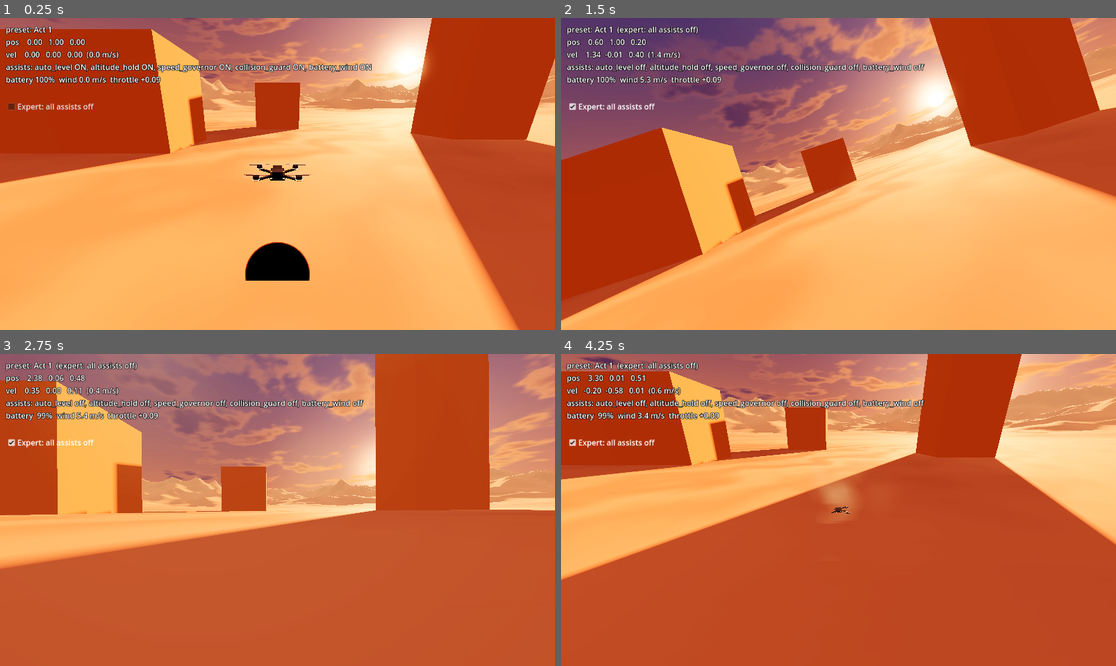
Above: before the commit, frames 1-4 (two rows, left to right).
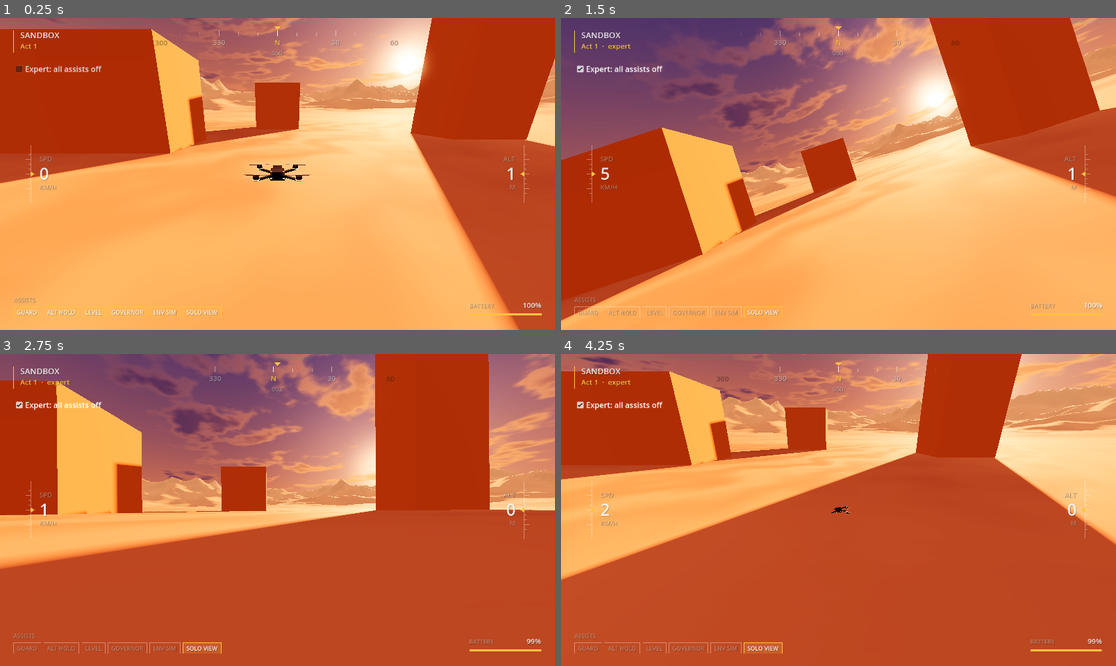
Above: after the commit, the same moments.

Repository: avdrav1/drone-sports
Game: Godot game, scene res://scenes/debug_flight.tscn
Two runs of this game, one before a commit and one after it. Both use one fixed random seed, a clock stepped at 60 frames per second and the inputs below.
Inputs (mouse positions are in pixels of both pictures, inside the frame that each line leads up to):
- Up to frame 1 (0.25 s): no input
- Up to frame 2 (1.5 s): click "Expert: all assists off" at 0.5 s; tap Enter (ui_accept) at 1.25 s; move the mouse to (960, 158) at 1.27 s; hold Right (roll_right) from 1.28 s (still down); hold C (cycle_camera) from 1.28 s (still down); click (960, 158) at 1.42 s
- Up to frame 3 (2.75 s): tap Enter (ui_accept) at 1.52 s; release Right (roll_right) at 2 s; release C (cycle_camera) at 2 s; drag from (166, 525) to (249, 572) at 2.02 s
- Up to frame 4 (4.25 s): move the mouse to (894, 441) at 2.77 s; hold Right (roll_right) 2.78-3.5 s; hold C (cycle_camera) 2.78-3.5 s; click (894, 441) at 2.92 s; drag from (810, 572) to (672, 463) at 3.52 s

The runs differ from the first frame. In frame 1, 4.7% of the frame differs, in the area x 0-98%, y 2-96%; in frame 2, 3.6%; in frame 3, 12%, in the area x 0-98%, y 0-96%; in frame 4, 4.3%.

Commit message:
Story 9.5: Flight HUD
Also fixes a black blob from the 9.4 prop wash: unborn particles under the
particle billboard mode rendered as NaN. Plain billboard with keep-scale.
The debug readout now starts hidden (F1 shows it); the HUD covers its basics.

Co-Authored-By: Claude Opus 5.5 <noreply@anthropic.com>

Diff:
--- a/scenes/debug_flight.tscn
+++ b/scenes/debug_flight.tscn
@@ -14,6 +14,7 @@
 [ext_resource type="PackedScene" path="res://scenes/camera/camera_rig.tscn" id="12_rig"]
 [ext_resource type="PackedScene" path="res://scenes/world/golden_hour.tscn" id="90_world"]
 [ext_resource type="PackedScene" path="res://scenes/world/desert.tscn" id="91_desert"]
+[ext_resource type="Script" path="res://scripts/ui/flight_hud.gd" id="92_hud"]
 
 [sub_resource type="BoxShape3D" id="box_shape"]
 size = Vector3(4, 4, 4)
@@ -90,11 +91,24 @@
 
 [node name="HUD" type="CanvasLayer" parent="."]
 
+[node name="Flight" type="Control" parent="HUD" node_paths=PackedStringArray("drone")]
+layout_mode = 3
+anchors_preset = 15
+anchor_right = 1.0
+anchor_bottom = 1.0
+grow_horizontal = 2
+grow_vertical = 2
+mouse_filter = 2
+script = ExtResource("92_hud")
+drone = NodePath("../../Drone")
+title = "Sandbox"
+
 [node name="Readout" type="Label" parent="HUD" node_paths=PackedStringArray("subject")]
-offset_left = 12.0
-offset_top = 12.0
-offset_right = 520.0
-offset_bottom = 160.0
+visible = false
+offset_left = 28.0
+offset_top = 130.0
+offset_right = 536.0
+offset_bottom = 278.0
 theme_override_colors/font_color = Color(1, 1, 1, 1)
 theme_override_colors/font_outline_color = Color(0, 0, 0, 1)
 theme_override_constants/outline_size = 4
@@ -102,9 +116,9 @@
 subject = NodePath("../../Drone")
 
 [node name="Expert" type="CheckBox" parent="HUD"]
-offset_left = 12.0
-offset_top = 168.0
-offset_right = 320.0
-offset_bottom = 200.0
+offset_left = 28.0
+offset_top = 90.0
+offset_right = 336.0
+offset_bottom = 122.0
 focus_mode = 0
 text = "Expert: all assists off"
--- a/scenes/drone/drone.tscn
+++ b/scenes/drone/drone.tscn
@@ -14,6 +14,7 @@
 size = Vector3(0.4, 0.12, 0.4)
 
 [sub_resource type="Gradient" id="puff"]
+offsets = PackedFloat32Array(0, 1)
 colors = PackedColorArray(1, 1, 1, 1, 1, 1, 1, 0)
 
 [sub_resource type="GradientTexture2D" id="puff_tex"]
@@ -29,10 +30,10 @@
 albedo_texture = SubResource("puff_tex")
 shading_mode = 0
 vertex_color_use_as_albedo = true
-billboard_mode = 3
-particles_anim_h_frames = 1
-particles_anim_v_frames = 1
-particles_anim_loop = false
+proximity_fade_enabled = true
+proximity_fade_distance = 0.4
+billboard_mode = 1
+billboard_keep_scale = true
 
 [sub_resource type="QuadMesh" id="dust_mesh"]
 material = SubResource("dust_mat")
@@ -63,9 +64,9 @@
 mesh = SubResource("dust_mesh")
 emission_shape = 1
 emission_sphere_radius = 0.3
-direction = Vector3(0, 0.25, 0)
+direction = Vector3(1, 0, 0)
 spread = 180.0
-flatness = 0.85
+flatness = 0.9
 gravity = Vector3(0, -0.5, 0)
 initial_velocity_min = 1.5
 initial_velocity_max = 3.5
--- a/scenes/jobs/sample_delivery.tscn
+++ b/scenes/jobs/sample_delivery.tscn
@@ -11,6 +11,7 @@
 [ext_resource type="Theme" path="res://scenes/ui/theme.tres" id="9_theme"]
 [ext_resource type="PackedScene" path="res://scenes/world/golden_hour.tscn" id="90_world"]
 [ext_resource type="PackedScene" path="res://scenes/world/desert.tscn" id="91_desert"]
+[ext_resource type="Script" path="res://scripts/ui/flight_hud.gd" id="92_hud"]
 
 [sub_resource type="BoxShape3D" id="wall_shape"]
 size = Vector3(16, 8, 2)
@@ -115,11 +116,28 @@
 
 [node name="HUD" type="CanvasLayer" parent="."]
 
+[node name="Flight" type="Control" parent="HUD" node_paths=PackedStringArray("drone", "runner")]
+layout_mode = 3
+anchors_preset = 15
+anchor_right = 1.0
+anchor_bottom = 1.0
+grow_horizontal = 2
+grow_vertical = 2
+mouse_filter = 2
+script = ExtResource("92_hud")
+drone = NodePath("../../Drone")
+runner = NodePath("../../JobRunner")
+
 [node name="State" type="Label" parent="HUD"]
-offset_left = 16.0
-offset_top = 12.0
-offset_right = 700.0
-offset_bottom = 80.0
+anchors_preset = 5
+anchor_left = 0.5
+anchor_right = 0.5
+offset_left = -350.0
+offset_top = 96.0
+offset_right = 350.0
+offset_bottom = 166.0
+grow_horizontal = 2
+horizontal_alignment = 1
 theme = ExtResource("9_theme")
 theme_override_colors/font_outline_color = Color(0, 0, 0, 1)
 theme_override_constants/outline_size = 5
--- a/scripts/debug_flight.gd
+++ b/scripts/debug_flight.gd
@@ -13,6 +13,7 @@
 @onready var drone: Drone = $Drone
 @onready var expert_toggle: CheckBox = $HUD/Expert
 @onready var camera_rig: CameraRig = $CameraRig
+@onready var hud: FlightHud = $HUD/Flight
 
 func _ready() -> void:
 	camera_rig.camera.make_current()
@@ -44,6 +45,7 @@
 	var stack := presets[preset_index]
 	drone.assists.apply_stack(GameSettings.effective_stack(stack))
 	readout.header = "preset: %s%s" % [stack.label, "  (expert: all assists off)" if GameSettings.expert_all_assists_off else ""]
+	hud.subtitle = stack.label + ("  ·  expert" if GameSettings.expert_all_assists_off else "")
 
 func _on_expert_toggled(on: bool) -> void:
 	GameSettings.expert_all_assists_off = on
--- /dev/null
+++ b/scripts/ui/flight_hud.gd
@@ -0,0 +1,162 @@
+class_name FlightHud
+extends Control
+# Thin-line flight HUD: compass tape at top, speed and altitude at the sides,
+# job panel at top left, assists at bottom left, battery at bottom right.
+# Reads the drone and an optional JobRunner; draws everything in _draw.
+# Heading: 0 is north (-Z), 90 east (+X), 270 west.
+
+@export var drone: Drone
+## Optional. When set, the panel shows its job and objectives.
+@export var runner: JobRunner
+## Panel title when there is no runner.
+@export var title := ""
+## Panel subtitle when there is no runner, e.g. the assist preset.
+var subtitle := ""
+
+const LINE := Color(1, 1, 1, 0.9)
+const DIM := Color(1, 1, 1, 0.35)
+const ACCENT := Color(1.0, 0.76, 0.25)
+const SHADOW := Color(0, 0, 0, 0.35)
+const ASSIST_NAMES := {
+	&"collision_guard": "GUARD", &"altitude_hold": "ALT HOLD", &"auto_level": "LEVEL",
+	&"speed_governor": "GOVERNOR", &"battery_wind": "ENV SIM", &"single_drone_view": "SOLO VIEW",
+}
+const TAPE_SPAN := 120.0
+
+var font: Font
+
+func _ready() -> void:
+	set_anchors_preset(PRESET_FULL_RECT)
+	mouse_filter = MOUSE_FILTER_IGNORE
+	font = get_theme_default_font()
+
+func _process(_delta: float) -> void:
+	queue_redraw()
+
+func heading() -> float:
+	var f := -drone.global_transform.basis.z
+	return fposmod(rad_to_deg(atan2(f.x, -f.z)), 360.0)
+
+func speed_kmh() -> float:
+	return drone.linear_velocity.length() * 3.6
+
+func altitude() -> float:
+	return drone.global_position.y
+
+## Title, subtitle, job state, then one {label, done} per objective.
+func panel() -> Dictionary:
+	if runner and runner.job:
+		var rows := []
+		for o in runner.objectives():
+			rows.append({"label": o.label if o.label else String(o.name), "done": o.is_done()})
+		var sub := runner.job.client + ("  ·  %d" % runner.job.pay if runner.job.pay else "")
+		return {"title": runner.job.title.to_upper(), "subtitle": sub, "state": _state_line(), "rows": rows}
+	return {"title": title.to_upper(), "subtitle": subtitle, "state": "", "rows": []}
+
+func _state_line() -> String:
+	var name: String = JobRunner.State.keys()[runner.state]
+	if runner.state == JobRunner.State.LIVE:
+		return "%s  %.1f S" % [name, runner.live_time]
+	return name
+
+## Assist id -> on, in pipeline order (single-drone view last).
+func assist_states() -> Dictionary:
+	var out := {}
+	for id in AssistStack.IDS:
+		out[id] = drone.assists.is_enabled(id) if drone.assists and id != &"single_drone_view" else true
+	return out
+
+func _draw() -> void:
+	if drone == null:
+		return
+	var s := size
+	_draw_tape(Vector2(s.x * 0.5, 34.0), minf(s.x * 0.42, 560.0))
+	_draw_gauge(Vector2(64.0, s.y * 0.5), "SPD", "%d" % roundi(speed_kmh()), "KM/H", false)
+	_draw_gauge(Vector2(s.x - 64.0, s.y * 0.5), "ALT", "%d" % roundi(altitude()), "M", true)
+	_draw_panel(Vector2(28.0, 26.0))
+	_draw_assists(Vector2(28.0, s.y - 34.0))
+	_draw_battery(Vector2(s.x - 28.0, s.y - 34.0))
+
+func _text(at: Vector2, t: String, size_px: int, color: Color, align := HORIZONTAL_ALIGNMENT_LEFT, width := -1.0) -> void:
+	draw_string(font, at + Vector2(1, 1), t, align, width, size_px, SHADOW)
+	draw_string(font, at, t, align, width, size_px, color)
+
+func _draw_tape(center: Vector2, width: float) -> void:
+	var h := heading()
+	var px_per_deg := width / TAPE_SPAN
+	var first := ceili((h - TAPE_SPAN * 0.5) / 10.0) * 10
+	for deg in range(first, int(h + TAPE_SPAN * 0.5) + 1, 10):
+		var x := center.x + (deg - h) * px_per_deg
+		var fade := 1.0 - absf(deg - h) / (TAPE_SPAN * 0.5)
+		var col := Color(LINE, LINE.a * fade)
+		var d := posmod(deg, 360)
+		if d % 30 == 0:
+			draw_line(Vector2(x, center.y - 8), Vector2(x, center.y + 4), col, 1.5)
+			var cardinal: String = {0: "N", 90: "E", 180: "S", 270: "W"}.get(d, "%d" % d)
+			_text(Vector2(x - 30, center.y + 22), cardinal, 15, ACCENT if cardinal.length() == 1 else col, HORIZONTAL_ALIGNMENT_CENTER, 60)
+		else:
+			draw_line(Vector2(x, center.y - 3), Vector2(x, center.y + 4), Color(col, col.a * 0.6), 1.0)
+	# Pointer under the tape.
+	draw_colored_polygon(PackedVector2Array([center + Vector2(-6, -16), center + Vector2(6, -16), center + Vector2(0, -9)]), ACCENT)
+	_text(Vector2(center.x - 30, center.y + 44), "%03d" % (roundi(h) % 360), 13, DIM, HORIZONTAL_ALIGNMENT_CENTER, 60)
+
+## A vertical ladder with a big readout beside it.
+func _draw_gauge(at: Vector2, name: String, value: String, unit: String, right: bool) -> void:
+	var dir := -1.0 if right else 1.0
+	var x := at.x
+	draw_line(Vector2(x, at.y - 60), Vector2(x, at.y + 60), DIM, 1.0)
+	for i in range(-6, 7):
+		var w := 10.0 if i % 3 == 0 else 5.0
+		draw_line(Vector2(x, at.y + i * 10), Vector2(x - w * dir, at.y + i * 10), DIM, 1.0)
+	draw_colored_polygon(PackedVector2Array([Vector2(x, at.y - 5), Vector2(x, at.y + 5), Vector2(x + 8 * dir, at.y)]), ACCENT)
+	var tx := x + 18.0 * dir
+	var align := HORIZONTAL_ALIGNMENT_RIGHT if right else HORIZONTAL_ALIGNMENT_LEFT
+	var left := tx - 160.0 if right else tx
+	_text(Vector2(left, at.y - 26), name, 14, DIM, align, 160)
+	_text(Vector2(left, at.y + 12), value, 34, LINE, align, 160)
+	_text(Vector2(left, at.y + 32), unit, 13, DIM, align, 160)
+
+func _draw_panel(at: Vector2) -> void:
+	var p := panel()
+	var y := at.y + 64
+	if p.state:
+		_text(Vector2(at.x + 14, y - 4), p.state, 12, DIM)
+		y += 20
+	draw_line(at, Vector2(at.x, y - 18 + 22 * p.rows.size()), ACCENT, 2.0)
+	_text(at + Vector2(14, 16), p.title, 17, LINE)
+	_text(at + Vector2(14, 38), p.subtitle, 15, ACCENT)
+	for row in p.rows:
+		_diamond(Vector2(at.x + 20, y - 5), 5.0, row.done)
+		_text(Vector2(at.x + 34, y), row.label, 14, LINE if not row.done else DIM)
+		y += 22
+
+func _diamond(c: Vector2, r: float, filled: bool) -> void:
+	var pts := PackedVector2Array([c + Vector2(0, -r), c + Vector2(r, 0), c + Vector2(0, r), c + Vector2(-r, 0)])
+	if filled:
+		draw_colored_polygon(pts, ACCENT)
+	else:
+		pts.append(pts[0])
+		draw_polyline(pts, LINE, 1.5)
+
+func _draw_assists(at: Vector2) -> void:
+	_text(at + Vector2(0, -24), "ASSISTS", 12, DIM)
+	var x := at.x
+	var states := assist_states()
+	for id in states:
+		var on: bool = states[id]
+		var label: String = ASSIST_NAMES[id]
+		var w := font.get_string_size(label, HORIZONTAL_ALIGNMENT_LEFT, -1, 12).x + 14.0
+		var rect := Rect2(x, at.y - 14, w, 22)
+		if on:
+			draw_rect(rect, Color(ACCENT, 0.18))
+		draw_rect(rect, ACCENT if on else DIM, false, 1.0)
+		_text(Vector2(x + 7, at.y + 2), label, 12, LINE if on else DIM)
+		x += w + 6.0
+
+func _draw_battery(at: Vector2) -> void:
+	var w := 150.0
+	var pct := clampf(drone.battery, 0.0, 1.0)
+	_text(Vector2(at.x - w, at.y - 12), "BATTERY", 12, DIM)
+	_text(Vector2(at.x - 60, at.y - 12), "%d%%" % roundi(pct * 100.0), 15, LINE, HORIZONTAL_ALIGNMENT_RIGHT, 60)
+	draw_rect(Rect2(at.x - w, at.y, w, 4), Color(1, 1, 1, 0.15))
+	draw_rect(Rect2(at.x - w, at.y, w * pct, 4), ACCENT if pct > 0.2 else Color(1, 0.3, 0.2))
--- /dev/null
+++ b/tests/test_flight_hud.gd
@@ -0,0 +1,79 @@
+extends RefCounted
+# Story 9.5: flight HUD. Heading, speed, altitude, job panel, and assists read true.
+
+const Sim = preload("res://tests/sim.gd")
+
+func _hud(d: Drone, runner: JobRunner = null) -> FlightHud:
+	var hud := FlightHud.new()
+	hud.drone = d
+	hud.runner = runner
+	Sim.add(hud)
+	return hud
+
+func test_heading_reads_yaw() -> bool:
+	var d := Sim.drone(Sim.intent(), Vector3(0, 20, 0))
+	d.freeze = true
+	var hud := _hud(d)
+	var out := []
+	for target in [Vector3(0, 20, -10), Vector3(10, 20, 0), Vector3(0, 20, 10), Vector3(-10, 20, 0)]:
+		d.look_at(target)
+		out.append(roundi(hud.heading()) % 360)
+	hud.free()
+	d.free()
+	return out == [0, 90, 180, 270]
+
+func test_speed_and_altitude_match_drone() -> bool:
+	var d := Sim.drone(Sim.intent(), Vector3(3, 37.4, -2))
+	var hud := _hud(d)
+	d.linear_velocity = Vector3(6, -2, 3)
+	var ok := absf(hud.speed_kmh() - Vector3(6, -2, 3).length() * 3.6) < 0.5 and absf(hud.altitude() - 37.4) < 0.5
+	hud.free()
+	d.free()
+	return ok
+
+func test_panel_lists_objectives_and_state() -> bool:
+	var job := Job.new()
+	job.title = "Test run"
+	job.client = "Nobody"
+	var reach := ReachPoint.new()
+	reach.label = "Reach it"
+	var avoid := AvoidContact.new()
+	avoid.label = "Touch nothing"
+	var root := Sim.job_setup(job, [reach, avoid])
+	var runner: JobRunner = root.get_node("Runner")
+	var hud := _hud(root.get_node("Drone"), runner)
+	runner.begin()
+	var briefing := hud.panel()
+	runner.launch()
+	runner.state_time = job.countdown
+	await Sim.physics_frames(2)
+	var live := hud.panel()
+	var labels := []
+	for row in briefing.rows:
+		labels.append(row.label)
+	hud.free()
+	root.free()
+	return briefing.title == "TEST RUN" and labels == ["Reach it", "Touch nothing"] \
+		and briefing.state == "BRIEFING" and live.state.begins_with("LIVE")
+
+func test_assist_indicator_matches_drone() -> bool:
+	var d := Sim.drone(Sim.intent(), Vector3(0, 20, 0), load("res://data/assists/act3.tres"))
+	var hud := _hud(d)
+	var states := hud.assist_states()
+	var ok := states.keys() == Array(AssistStack.IDS)
+	for id in AssistStack.IDS:
+		if id != &"single_drone_view":
+			ok = ok and states[id] == d.assists.is_enabled(id)
+	hud.free()
+	d.free()
+	return ok
+
+func test_debug_panel_shows_preset() -> bool:
+	var scene: Node = Sim.add(load("res://scenes/debug_flight.tscn").instantiate())
+	await Sim.process_frames(1)
+	var hud: FlightHud = scene.get_node("HUD/Flight")
+	var first: String = hud.panel().subtitle
+	scene.cycle_preset()
+	var second: String = hud.panel().subtitle
+	scene.free()
+	return first.begins_with("Act 1") and second.begins_with("Act 2")
Not shown, added: scripts/ui/flight_hud.gd.uid
Not shown, added: tests/test_flight_hud.gd.uid
Not shown, changed: docs/BACKLOG.md
